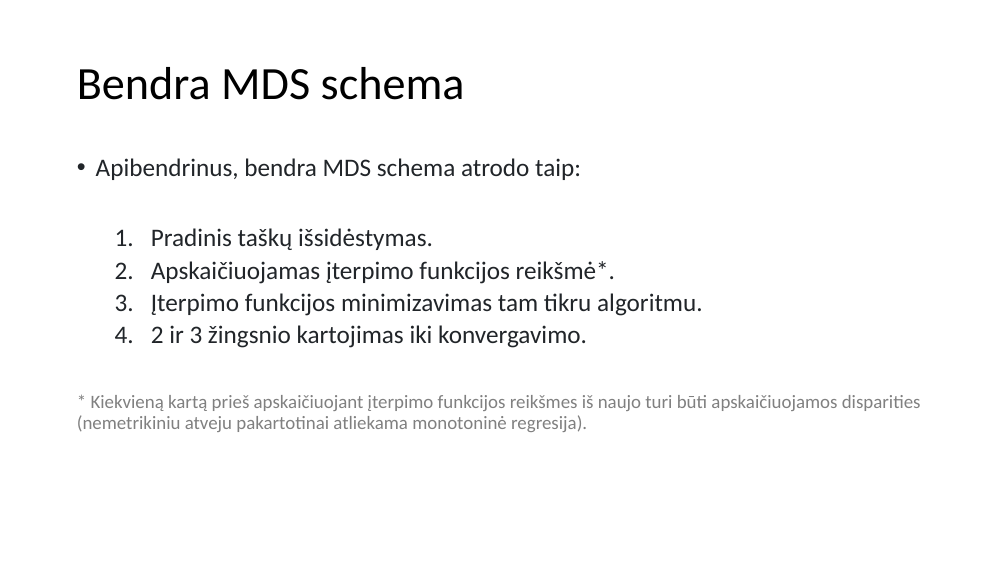
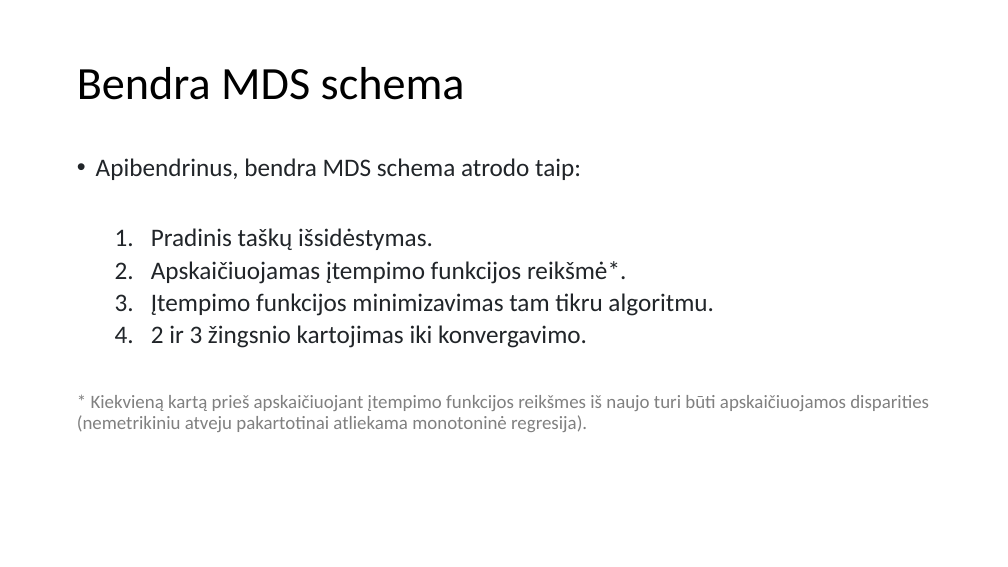
Before and after one commit to dovmar/PDVS, a slide deck: slide 20 of MDS/MDS_pristatymas.pptx. Drawn at 1008x567 pixels with LibreOffice and Linux fonts; fonts in the diff are those of the drawing. Boxes give left, top, right and bottom in pixels: in the first picture for what was removed or moved away, otherwise in the second. Text is boxed around its words. In the diff, an @@ line names an element or a change of style, - is before the commit and + after.

```diff
--- a/MDS/MDS_pristatymas.pptx
+++ b/MDS/MDS_pristatymas.pptx
@@ text at (x1=151, y1=261, x2=713, y2=316): text changed @@
-  2. Apskaičiuojamas įterpimo funkcijos reikšmė*.
-  3. Įterpimo funkcijos minimizavimas tam tikru algoritmu.
+  2. Apskaičiuojamas įtempimo funkcijos reikšmė*.
+  3. Įtempimo funkcijos minimizavimas tam tikru algoritmu.
@@ text at (x1=77, y1=395, x2=929, y2=432): text changed @@
-* Kiekvieną kartą prieš apskaičiuojant įterpimo funkcijos reikšmes iš naujo turi būti apskaičiuojamos disparities (nemetrikiniu atveju pakartotinai atliekama monotoninė regresija).
+* Kiekvieną kartą prieš apskaičiuojant įtempimo funkcijos reikšmes iš naujo turi būti apskaičiuojamos disparities (nemetrikiniu atveju pakartotinai atliekama monotoninė regresija).
```
Also in this commit, not shown: 7 other slides changed, 2 other files.
